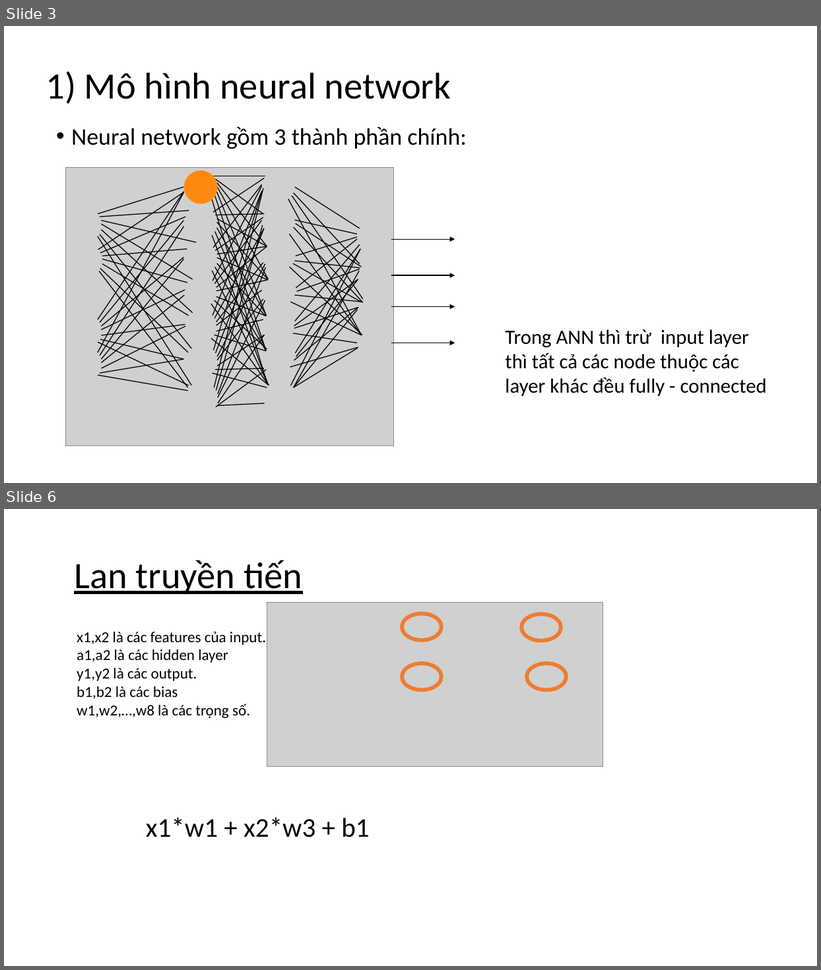
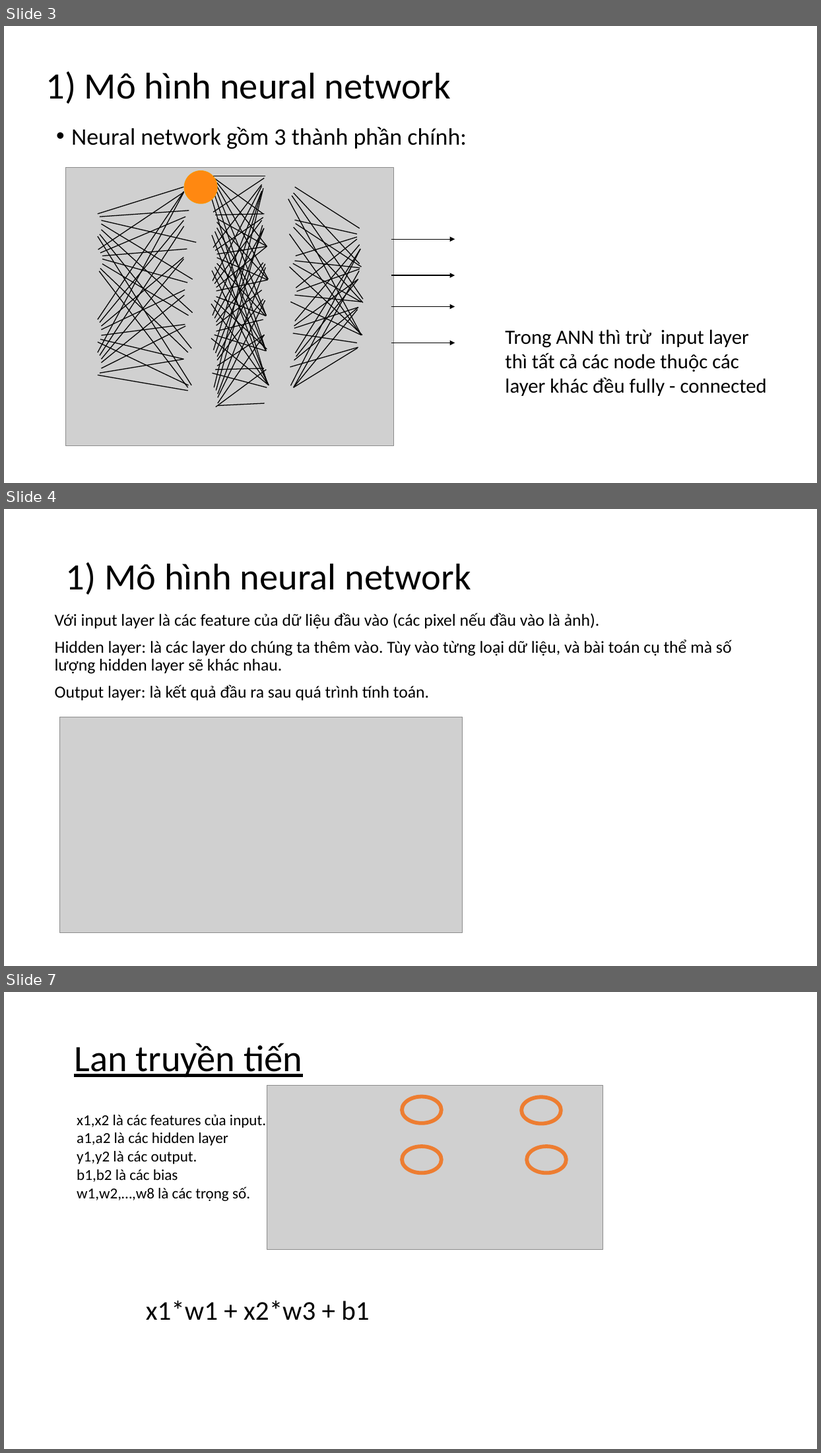
Before and after one commit to PhamTruongUit/Age-prediction, a slide deck: presentation.pptx. Shown one above the other, each under a label of ours: slides 3 and 6 before the commit, slides 3, 4 and 7 after it; the slides between them are not shown. The pictures are 821x970 and 821x1453 pixels, drawn with LibreOffice and Linux fonts; fonts in the diff are those of the drawing; grey boxes stand for pictures. Boxes give left, top, right and bottom in pixels: in the first picture for what was removed or moved away, otherwise in the second. Text is boxed around its words. In the diff, an @@ line names an element or a change of style, - is before the commit and + after.

```diff
--- a/presentation.pptx
+++ b/presentation.pptx
@@ slide 4 added at [4,509,817,966], background #FFFFFF @@
@@ title added at [66,562,471,595], 44 pt, text #000000 @@
+1) Mô hình neural network
@@ text added at [55,613,732,700], 20 pt, text #000000 @@
+Với input layer là các feature của dữ liệu đầu vào (các pixel nếu đầu vào là ảnh).
+Hidden layer: là các layer do chúng ta thêm vào. Tùy vào từng loại dữ liệu, và bài toán cụ thể mà số lượng hidden layer sẽ khác nhau.
+Output layer: là kết quả đầu ra sau quá trình tính toán.
@@ picture added at [60,717,463,933] @@
@@ what was slide 6 is now slide 7 @@
```
Also in this commit, not shown: 5 slides changed, 2 other slides added, 1 slide removed.
